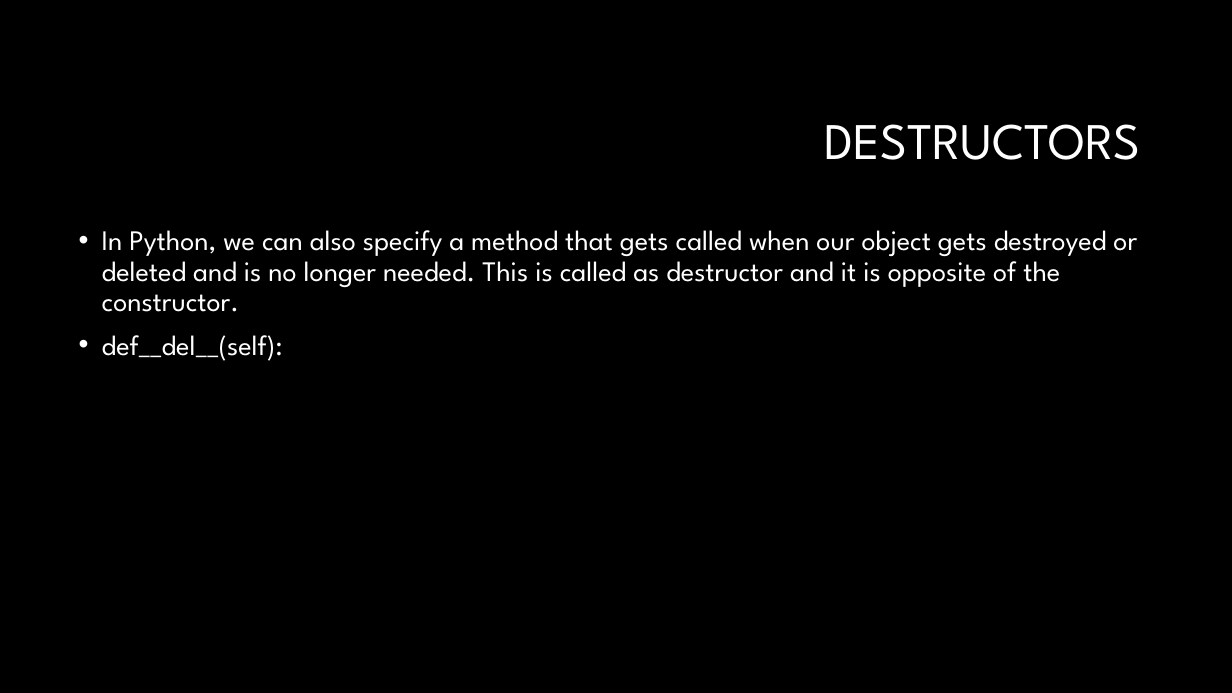
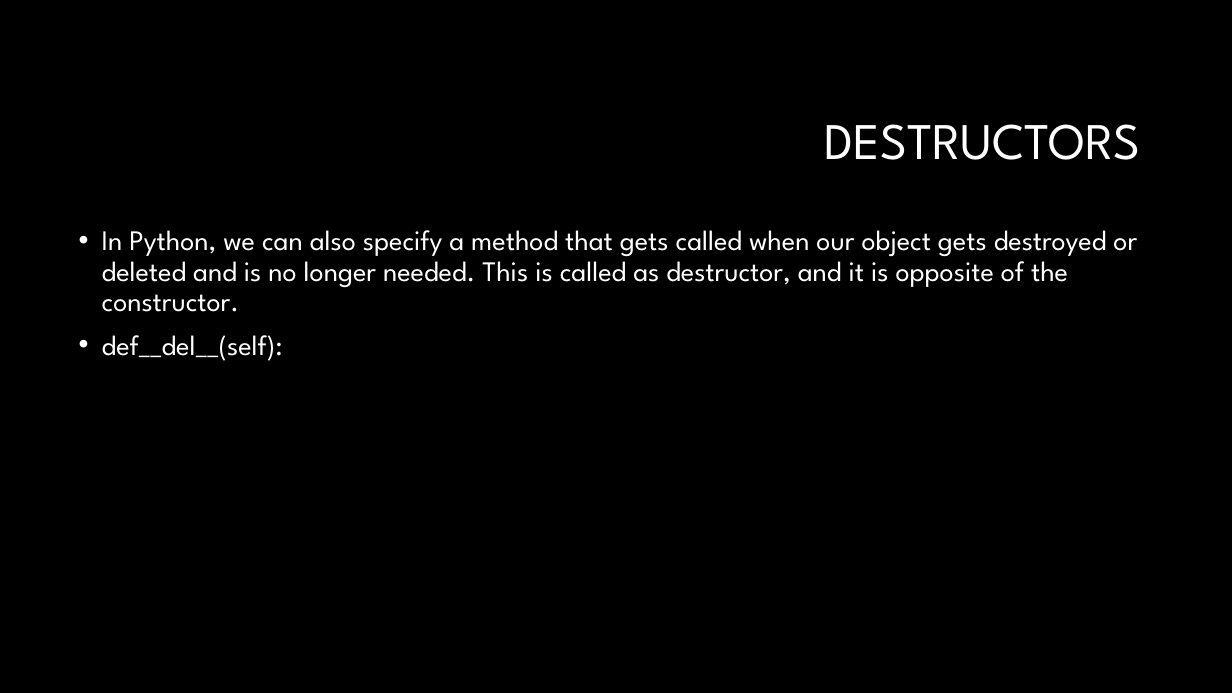
Before and after one commit to LuyangYin1/Python-for-everyone, a slide deck: slide 5 of Class-3/Classes and Objects.pptx. Drawn at 1232x693 pixels with LibreOffice and Linux fonts; fonts in the diff are those of the drawing; background and template pictures are left out. Boxes give left, top, right and bottom in pixels: in the first picture for what was removed or moved away, otherwise in the second. Text is boxed around its words. In the diff, an @@ line names an element or a change of style, - is before the commit and + after.

```diff
--- a/Class-3/Classes and Objects.pptx
+++ b/Class-3/Classes and Objects.pptx
@@ text at <box>102,230,1137,312</box>: text changed @@
-• In Python, we can also specify a method that gets called when our object gets destroyed or deleted and is no longer needed. This is called as destructor and it is opposite of the constructor.
+• In Python, we can also specify a method that gets called when our object gets destroyed or deleted and is no longer needed. This is called as destructor, and it is opposite of the constructor.
```
Also in this commit, not shown: 1 other slide changed, 1 other file.
